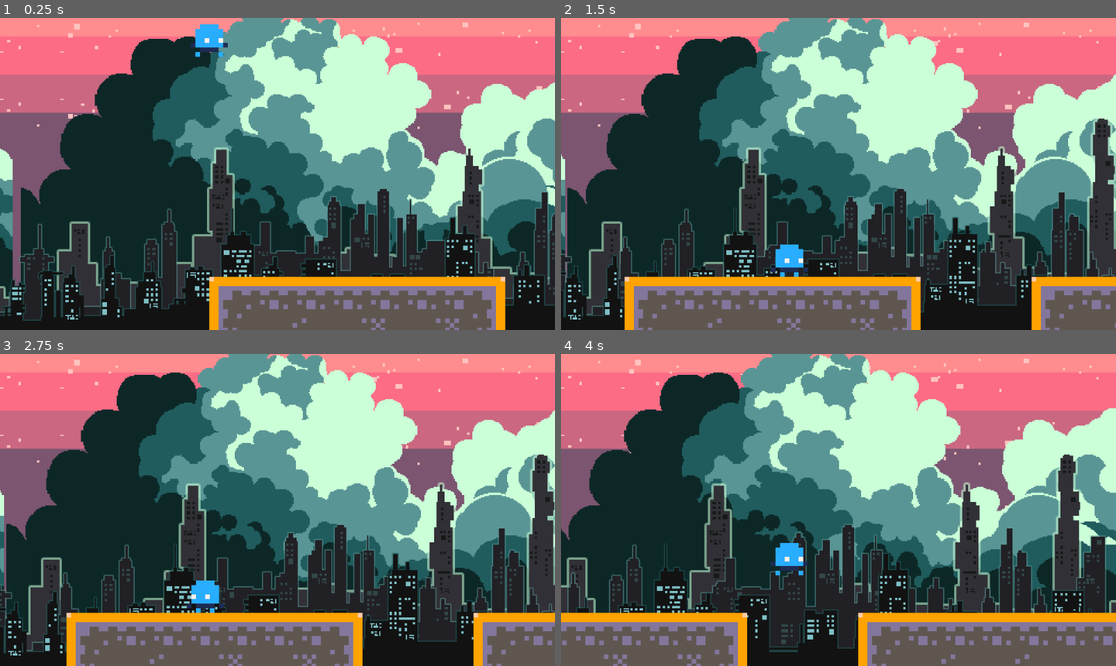
Above: before the commit, frames 1-4 (two rows, left to right).
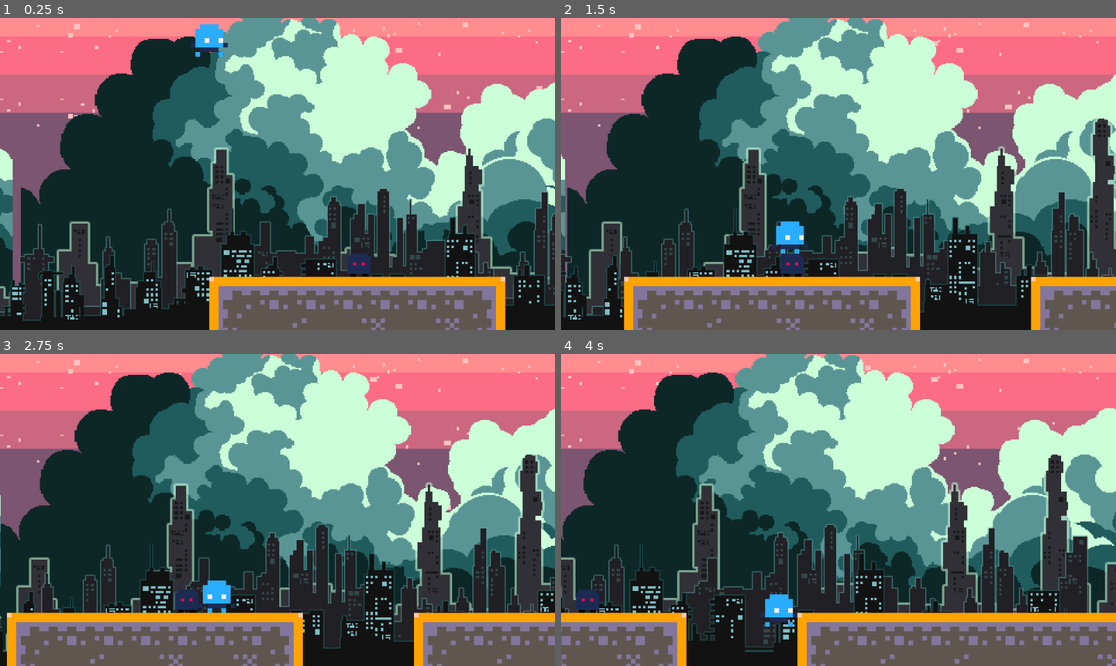
Above: after the commit, the same moments.

Repository: FerenczHollander/webcie-game-jam
Game: Godot game, scene res://level/dummy_level/dummy_level.tscn
Two runs of this game, one before a commit and one after it. Both use one fixed random seed, a clock stepped at 60 frames per second and the inputs below.
Inputs:
- Up to frame 1 (0.25 s): no input
- Up to frame 2 (1.5 s): tap Enter (ui_accept) at 0.5, 0.77 s; hold Right (ui_right) from 0.53 s (still down)
- Up to frame 3 (2.75 s): tap Enter (ui_accept) at 1.52 s; release Right (ui_right) at 2.03 s; hold Left (ui_left) from 2.03 s (still down)
- Up to frame 4 (4 s): release Left (ui_left) at 2.78 s; hold Right (ui_right) from 2.78 s (still down); tap Enter (ui_accept) at 3.02, 3.77 s

The runs differ from the first frame. In frame 1, 0.3% of the frame differs, in the area x 62-67%, y 75-83%; in frame 2, 1.3%; in frame 3, 28%, in the area x 0-100%, y 0-100%; in frame 4, 26%.

Commit message:
Enemy loopt

Diff:
--- a/Enemy/Enemy.tscn
+++ b/Enemy/Enemy.tscn
@@ -1,16 +1,14 @@
-[gd_scene load_steps=4 format=3 uid="uid://drsqlpeolv37d"]
+[gd_scene load_steps=3 format=3 uid="uid://ckfdyudx4c1up"]
 
 [ext_resource type="Script" path="res://Enemy/enemy.gd" id="1_j8aiv"]
-[ext_resource type="Texture2D" uid="uid://ckdl2difm6l10" path="res://icon.svg" id="2_hqykw"]
 
 [sub_resource type="RectangleShape2D" id="RectangleShape2D_ix6c0"]
-size = Vector2(124, 125)
+size = Vector2(8, 8)
 
 [node name="Enemy" type="CharacterBody2D"]
 script = ExtResource("1_j8aiv")
 
-[node name="Sprite2D" type="Sprite2D" parent="."]
-texture = ExtResource("2_hqykw")
+[node name="AnimatedSprite2D" type="AnimatedSprite2D" parent="."]
 
 [node name="CollisionShape2D" type="CollisionShape2D" parent="."]
 position = Vector2(0, 0.5)
--- /dev/null
+++ b/Enemy/dummy/dummy_enemy.gd
@@ -0,0 +1 @@
+extends "res://Enemy/enemy.gd"
--- /dev/null
+++ b/Enemy/dummy/dummy_enemy.tscn
@@ -0,0 +1,30 @@
+[gd_scene load_steps=6 format=3 uid="uid://btyhk63h1tr5a"]
+
+[ext_resource type="PackedScene" uid="uid://ckfdyudx4c1up" path="res://Enemy/Enemy.tscn" id="1_lbe0r"]
+[ext_resource type="Script" path="res://Enemy/dummy/dummy_enemy.gd" id="2_scuf7"]
+[ext_resource type="Texture2D" uid="uid://33jig58jcqk4" path="res://assets/Transparent/Tilemap/tilemap_packed.png" id="2_utjlr"]
+
+[sub_resource type="AtlasTexture" id="AtlasTexture_btlg4"]
+atlas = ExtResource("2_utjlr")
+region = Rect2(32, 56, 8, 8)
+
+[sub_resource type="SpriteFrames" id="SpriteFrames_m2n0j"]
+animations = [{
+"frames": [{
+"duration": 1.0,
+"texture": SubResource("AtlasTexture_btlg4")
+}],
+"loop": true,
+"name": &"default",
+"speed": 5.0
+}]
+
+[node name="Enemy" instance=ExtResource("1_lbe0r")]
+script = ExtResource("2_scuf7")
+
+[node name="AnimatedSprite2D" parent="." index="0"]
+texture_filter = 1
+sprite_frames = SubResource("SpriteFrames_m2n0j")
+
+[node name="CollisionShape2D" parent="." index="1"]
+position = Vector2(0, 0)
--- a/Enemy/enemy.gd
+++ b/Enemy/enemy.gd
@@ -1,22 +1,28 @@
 extends CharacterBody2D
 
 
-const SPEED = 300.0
-const JUMP_VELOCITY = -400.0
-const direction = -0.5
-const damage = 1
+@export var SPEED = 100.0
+@export var MOVE_DISTANCE = 100
+var direction = 1
+var damage = 1
+var start_pos: int
 
+func _ready() -> void:
+	start_pos = position.x
 
 func _physics_process(delta: float) -> void:
 	# Add the gravity.
 	if not is_on_floor():
 		velocity += get_gravity() * delta
-
-
-	velocity.x = direction * SPEED
+	else:
+		velocity.x = SPEED*direction
+		if (position.x - start_pos) < 0:
+			direction = 1
+			position.x = start_pos
+		elif (position.x - start_pos) > MOVE_DISTANCE:
+			direction = -1
+			position.x = MOVE_DISTANCE+start_pos
 
 	move_and_slide()
-
-
 func getDamage() -> int:
 	return damage
--- a/level/dummy_level/dummy_level.tscn
+++ b/level/dummy_level/dummy_level.tscn
@@ -1,9 +1,10 @@
-[gd_scene load_steps=9 format=4 uid="uid://doe28ipywat7y"]
+[gd_scene load_steps=10 format=4 uid="uid://doe28ipywat7y"]
 
 [ext_resource type="PackedScene" uid="uid://d0253gx5hy0b2" path="res://level/level.tscn" id="1_t3i1a"]
 [ext_resource type="PackedScene" uid="uid://ruku00cytrpy" path="res://Player/dummy/dummy_player.tscn" id="2_45cvt"]
 [ext_resource type="Texture2D" uid="uid://cywy685hrv3u3" path="res://assets/far city background/-6.png" id="2_58s52"]
 [ext_resource type="Texture2D" uid="uid://bo4lepqdm8ear" path="res://assets/far city background/-5.png" id="3_f1wv5"]
+[ext_resource type="PackedScene" uid="uid://btyhk63h1tr5a" path="res://Enemy/dummy/dummy_enemy.tscn" id="3_g8dif"]
 [ext_resource type="Texture2D" uid="uid://crw472ri6cqj6" path="res://assets/far city background/-4.png" id="4_unosn"]
 [ext_resource type="Texture2D" uid="uid://dr1ie872rjt6j" path="res://assets/far city background/-3.png" id="5_sgjaa"]
 [ext_resource type="Texture2D" uid="uid://drqsoteysmg2j" path="res://assets/far city background/-2.png" id="6_77hoq"]
@@ -14,15 +15,20 @@
 [node name="Dummy Player" parent="." index="0" instance=ExtResource("2_45cvt")]
 scale = Vector2(8, 8)
 
-[node name="Camera2D" parent="." index="1" node_paths=PackedStringArray("node_to_follow")]
+[node name="Enemy" parent="." index="1" instance=ExtResource("3_g8dif")]
+position = Vector2(257, 418)
+scale = Vector2(5, 5)
+SPEED = 25.0
+
+[node name="Camera2D" parent="." index="2" node_paths=PackedStringArray("node_to_follow")]
 anchor_mode = 0
 node_to_follow = NodePath("../Dummy Player")
 
-[node name="TileMapLayer" parent="." index="2"]
+[node name="TileMapLayer" parent="." index="3"]
 scale = Vector2(8, 8)
 tile_map_data = PackedByteArray("AAABAAcAAAAEAAIAAAACAAcAAAAEAAIAAAADAAcAAAAEAAIAAAAEAAcAAAAEAAIAAAAFAAcAAAAEAAIAAAAGAA …(3152 unchanged characters)…
 
-[node name="ParallaxBackground" parent="." index="3"]
+[node name="ParallaxBackground" parent="." index="4"]
 offset = Vector2(600, 300)
 scale = Vector2(2, 2)
 transform = Transform2D(2, 0, 0, 2, 600, 300)
